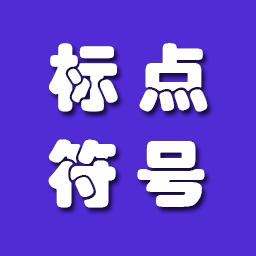
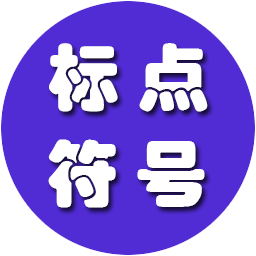
Comparing the layer stacks of the two 256 × 256 images. Changes:
hid "图层 3" over [0, 0, 256, 256]
painted on "图层 2" over [1, 1, 255, 255]